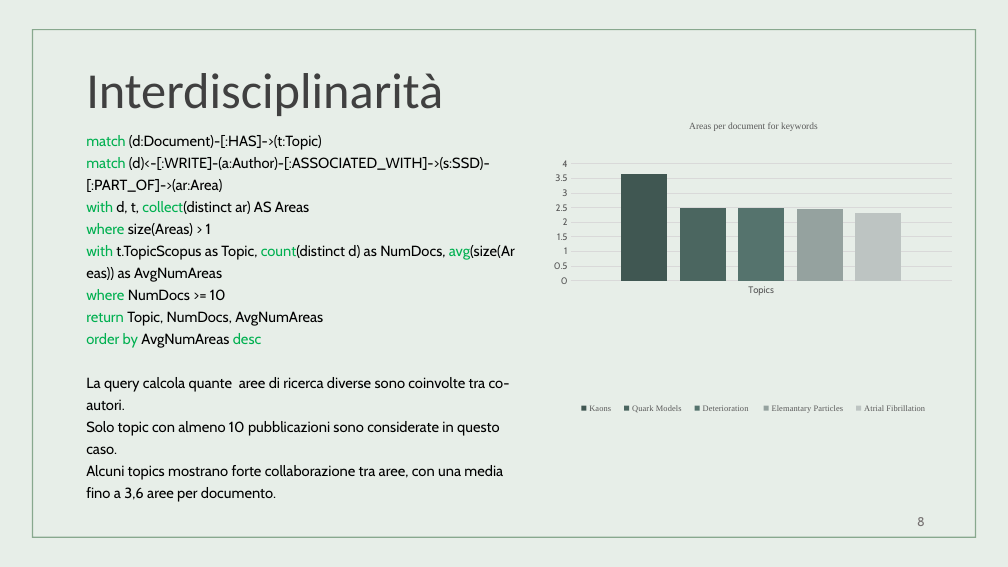
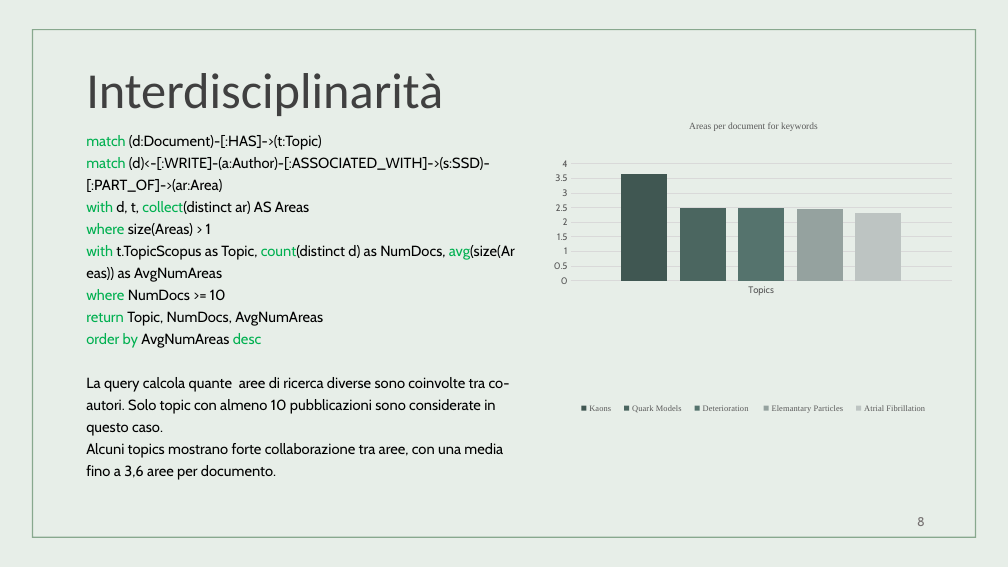
Before and after one commit to sofia-223/UnimoreKnowledgeGraph, a slide deck: slide 8 of Analysis of Thematica Crtitical Mass in the UNIMORE presentazione.pptx. Drawn at 1008x567 pixels with LibreOffice and Linux fonts; fonts in the diff are those of the drawing. Boxes give left, top, right and bottom in pixels: in the first picture for what was removed or moved away, otherwise in the second. Text is boxed around its words. In the diff, an @@ line names an element or a change of style, - is before the commit and + after.

```diff
--- a/Analysis of Thematica Crtitical Mass in the UNIMORE presentazione.pptx
+++ b/Analysis of Thematica Crtitical Mass in the UNIMORE presentazione.pptx
@@ text at <box>86,377,510,436</box>: text changed @@
-La query calcola quante aree di ricerca diverse sono coinvolte tra co-autori.
-Solo topic con almeno 10 pubblicazioni sono considerate in questo caso.
+La query calcola quante aree di ricerca diverse sono coinvolte tra co-autori. Solo topic con almeno 10 pubblicazioni sono considerate in questo caso.
```
Also in this commit, not shown: 7 other slides changed, 1 slide added, 1 other file.
